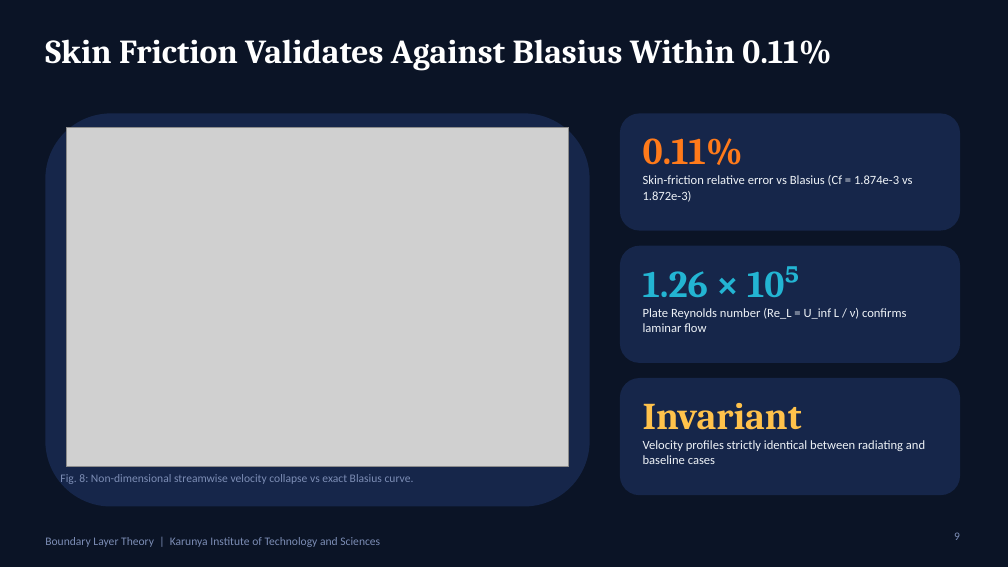
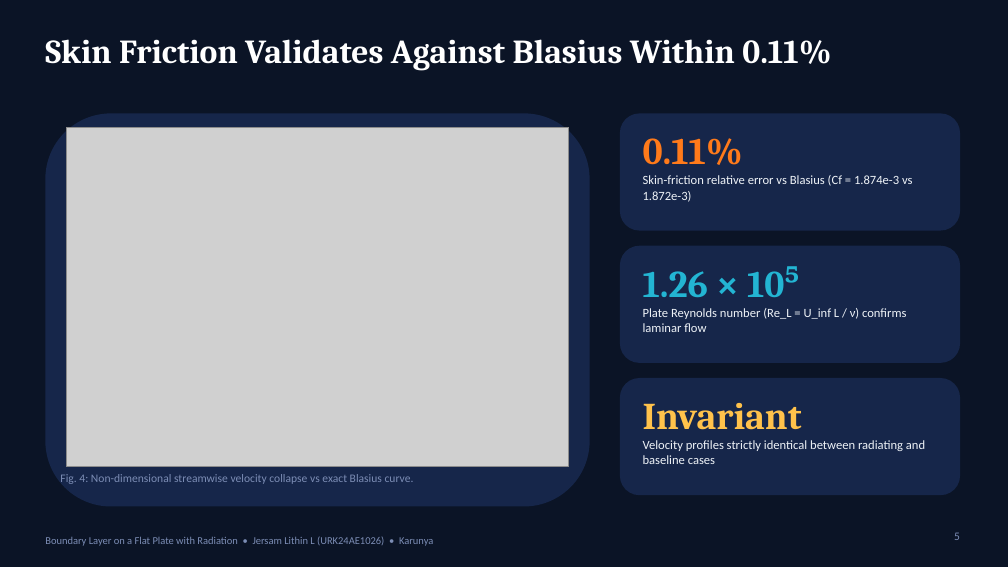
Before and after one commit to Jersam-l/flat-plate-with-radiation-cfd, a slide deck: slide 5 of Flat_Plate_Radiation_CFD_Pitch.pptx (slide 9 before the commit). Drawn at 1008x567 pixels with LibreOffice and Linux fonts; fonts in the diff are those of the drawing; grey boxes stand for pictures. Boxes give left, top, right and bottom in pixels: in the first picture for what was removed or moved away, otherwise in the second. Text is boxed around its words. In the diff, an @@ line names an element or a change of style, - is before the commit and + after.

Commit message:
feat(pitch): minimal 8-slide academic presentation for Jersam Lithin L

```diff
--- a/Flat_Plate_Radiation_CFD_Pitch.pptx
+++ b/Flat_Plate_Radiation_CFD_Pitch.pptx
@@ text at (60,474,414,484): text changed @@
-Fig. 8: Non-dimensional streamwise velocity collapse vs exact Blasius curve.
+Fig. 4: Non-dimensional streamwise velocity collapse vs exact Blasius curve.
@@ text at (45,536,433,546): text changed; size 11 to 10 pt @@
-Boundary Layer Theory | Karunya Institute of Technology and Sciences
+Boundary Layer on a Flat Plate with Radiation • Jersam Lithin L (URK24AE1026) • Karunya
```
Also in this commit, not shown: 7 other slides changed, 6 slides removed, 25 other files.
